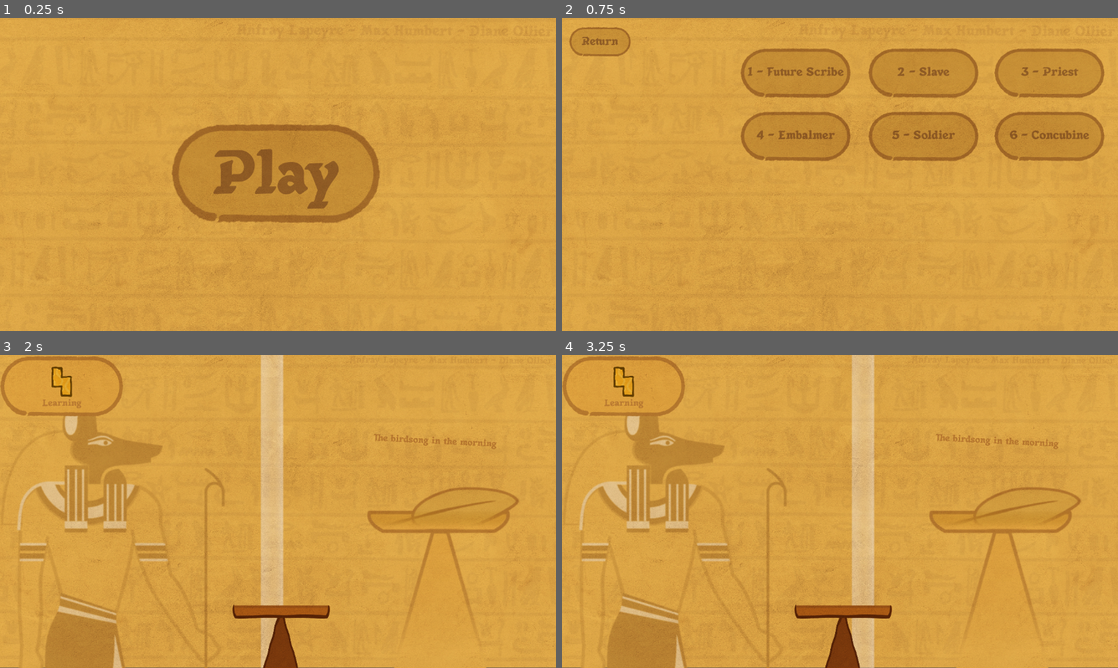
Above: before the commit, frames 1-4 (two rows, left to right).
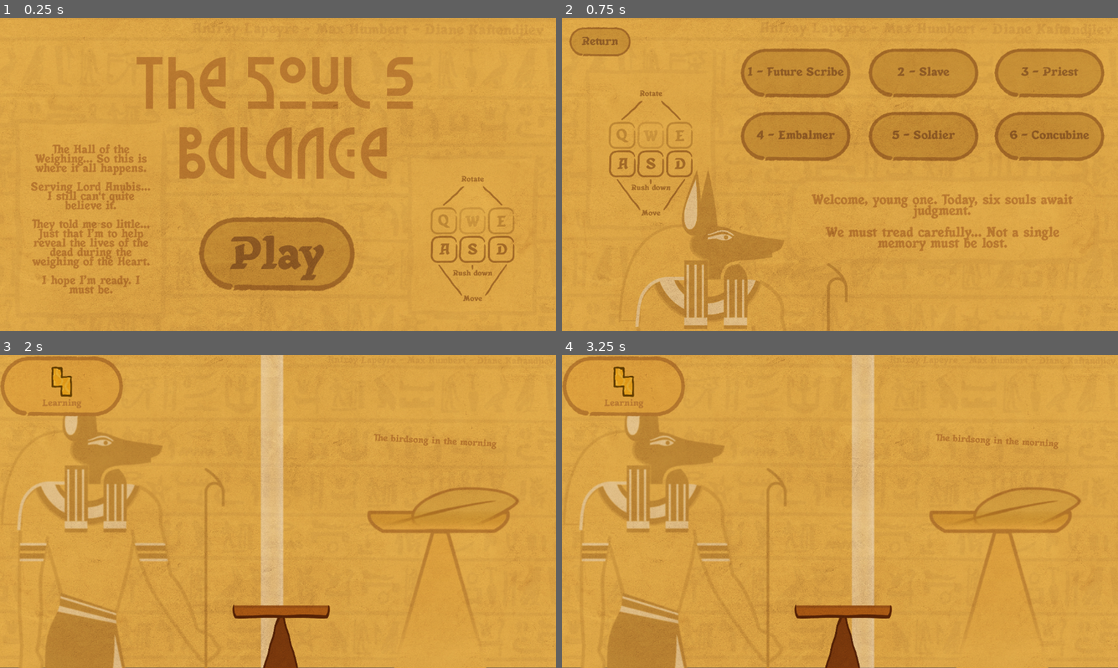
Above: after the commit, the same moments.

Repository: anfray-lapeyre/MADz-GameJam-04-2025
Game: Godot game, scene res://Scenes/UI/map_start_menu.tscn
Same seed, same stepped clock (60 frames per second), same inputs: the game is played once before the commit and once after it. The engine's default icon, where the game draws it, is replaced by a stand-in: a white triangle on a blue panel in a dark square.
Inputs:
- Up to frame 1 (0.25 s): no input
- Up to frame 2 (0.75 s): click "Play" at 0.5 s
- Up to frame 3 (2 s): click "1 - Future Scribe" at 1.25 s
- Up to frame 4 (3.25 s): tap Enter at 2 s; hold D (move_right) 2.03-2.78 s; tap Space (dash) at 2.1, 2.85 s; hold S (move_down) from 2.78 s (still down)

The runs differ from the first frame. In frame 1, 13% of the frame differs, in the area x 5-93%, y 12-91%; in frame 2, 7.3%; in frame 3, less than 0.1%; in frame 4, less than 0.1%.

Commit message:
Added all art

Diff:
--- a/the_souls_balance/Assets/Material/Shader/sh_experience.tres
+++ b/the_souls_balance/Assets/Material/Shader/sh_experience.tres
@@ -409,7 +409,6 @@
 
 }
 "
-graph_offset = Vector2(465.585, -177.674)
 mode = 1
 flags/light_only = false
 nodes/fragment/0/position = Vector2(2520, 120)
--- a/the_souls_balance/Assets/Material/Shader/sh_master.tres
+++ b/the_souls_balance/Assets/Material/Shader/sh_master.tres
@@ -197,7 +197,6 @@
 
 }
 "
-graph_offset = Vector2(522.796, -136.162)
 mode = 1
 flags/light_only = false
 nodes/fragment/0/position = Vector2(2100, 160)
--- a/the_souls_balance/Scenes/Levels/map_onboarding.tscn
+++ b/the_souls_balance/Scenes/Levels/map_onboarding.tscn
@@ -57,6 +57,8 @@
 [ext_resource type="AudioStream" uid="uid://c3pvcv725bwqh" path="res://Assets/SFX/Voices/FutureScribe/s_future_scribe_lost_life_04.wav" id="40_ikxy1"]
 [ext_resource type="AudioStream" uid="uid://cj7pywjwh8xuj" path="res://Assets/SFX/Voices/FutureScribe/s_future_scribe_lost_life_05.wav" id="41_elunv"]
 [ext_resource type="AudioStream" uid="uid://b7xn76wx7icr3" path="res://Assets/SFX/Voices/FutureScribe/s_future_scribe_lost_life_06.wav" id="42_3uk4o"]
+[ext_resource type="Texture2D" uid="uid://blnikxy6d7cwk" path="res://Assets/2D/Background/t_frame.png" id="58_s1a05"]
+[ext_resource type="Texture2D" uid="uid://b2o5cdp8prtbk" path="res://Assets/2D/Background/t_input.png" id="59_hd7h6"]
 
 [sub_resource type="Animation" id="Animation_8u6bx"]
 resource_name = "HealthLost0"
@@ -648,14 +650,14 @@
 
 [node name="CreditsLabel" type="Label" parent="Background"]
 material = ExtResource("20_dahxx")
-offset_left = 1135.0
-offset_top = -1539.0
-offset_right = 2537.0
-offset_bottom = -1340.0
+offset_left = 984.0
+offset_top = -1538.0
+offset_right = 2544.0
+offset_bottom = -1339.0
 rotation = 0.00581188
 theme_override_fonts/font = ExtResource("31_ktc1p")
 theme_override_font_sizes/font_size = 64
-text = "Anfray Lapeyre - Max Humbert - Diane Ollier"
+text = "Anfray Lapeyre - Max Humbert - Diane Kaftandjiev"
 horizontal_alignment = 1
 vertical_alignment = 1
 
@@ -826,37 +828,85 @@
 
 [node name="CreditsLabel" type="Label" parent="PauseLayer/PauseMenu/BackgroundPattern"]
 material = ExtResource("20_dahxx")
-offset_left = -561.29
-offset_top = -1114.52
-offset_right = 840.71
-offset_bottom = -915.516
+offset_left = -611.29
+offset_top = -1119.35
+offset_right = 790.71
+offset_bottom = -920.354
 rotation = 0.00581188
 theme_override_fonts/font = ExtResource("31_ktc1p")
 theme_override_font_sizes/font_size = 40
-text = "Anfray Lapeyre - Max Humbert - Diane Ollier"
+text = "Anfray Lapeyre - Max Humbert - Diane Kaftandjiev"
 horizontal_alignment = 1
 vertical_alignment = 1
 
+[node name="VolumeContainer" type="Sprite2D" parent="PauseLayer/PauseMenu"]
+material = ExtResource("17_rpu5o")
+position = Vector2(978.433, 494.4)
+scale = Vector2(0.368635, 0.30026)
+texture = ExtResource("58_s1a05")
+
+[node name="Label" type="Label" parent="PauseLayer/PauseMenu/VolumeContainer"]
+material = ExtResource("30_hd7h6")
+anchors_preset = -1
+anchor_right = 0.952
+anchor_bottom = 0.208
+offset_left = -251.0
+offset_top = -334.0
+offset_right = -342.904
+offset_bottom = -331.16
+theme_override_fonts/font = ExtResource("31_ktc1p")
+theme_override_font_sizes/font_size = 116
+text = "Volume"
+horizontal_alignment = 1
+
+[node name="SFXLabel" type="Label" parent="PauseLayer/PauseMenu/VolumeContainer"]
+material = ExtResource("30_hd7h6")
+anchors_preset = -1
+anchor_right = 0.952
+anchor_bottom = 0.208
+offset_left = -234.467
+offset_top = -177.846
+offset_right = -326.371
+offset_bottom = -163.006
+theme_override_fonts/font = ExtResource("31_ktc1p")
+theme_override_font_sizes/font_size = 80
+text = "SFX"
+
+[node name="MusicLabel" type="Label" parent="PauseLayer/PauseMenu/VolumeContainer"]
+material = ExtResource("30_hd7h6")
+anchors_preset = -1
+anchor_right = 0.952
+anchor_bottom = 0.208
+offset_left = -231.754
+offset_top = 55.2853
+offset_right = -323.658
+offset_bottom = 139.885
+theme_override_fonts/font = ExtResource("31_ktc1p")
+theme_override_font_sizes/font_size = 80
+text = "Music"
+
 [node name="music_slider" type="HSlider" parent="PauseLayer/PauseMenu"]
-layout_mode = 0
+material = ExtResource("30_hd7h6")
 offset_left = 908.0
-offset_top = 486.0
+offset_top = 549.0
 offset_right = 1053.0
-offset_bottom = 502.0
+offset_bottom = 565.0
 min_value = -60.0
 max_value = 0.0
 
 [node name="sfx_slider" type="HSlider" parent="PauseLayer/PauseMenu"]
+material = ExtResource("30_hd7h6")
 layout_mode = 0
 offset_left = 907.0
-offset_top = 425.0
+offset_top = 468.0
 offset_right = 1052.0
-offset_bottom = 475.0
+offset_bottom = 518.0
 min_value = -60.0
 max_value = 0.0
 
 [node name="Resume" type="Button" parent="PauseLayer/PauseMenu"]
 material = ExtResource("17_rpu5o")
+layout_mode = 0
 offset_left = 500.0
 offset_top = 138.0
 offset_right = 965.0
@@ -887,6 +937,7 @@
 
 [node name="Restart" type="Button" parent="PauseLayer/PauseMenu"]
 material = ExtResource("17_rpu5o")
+layout_mode = 0
 offset_left = 500.0
 offset_top = 287.0
 offset_right = 965.0
@@ -916,6 +967,7 @@
 
 [node name="Quit" type="Button" parent="PauseLayer/PauseMenu"]
 material = ExtResource("17_rpu5o")
+layout_mode = 0
 offset_left = 500.0
 offset_top = 438.0
 offset_right = 965.0
@@ -943,6 +995,42 @@
 text = "Quit"
 icon_alignment = 1
 
+[node name="Input" type="Sprite2D" parent="PauseLayer/PauseMenu"]
+material = ExtResource("17_rpu5o")
+position = Vector2(977, 226)
+scale = Vector2(0.375205, 0.375205)
+texture = ExtResource("59_hd7h6")
+
+[node name="LoreContainer" type="Sprite2D" parent="PauseLayer/PauseMenu"]
+material = ExtResource("17_rpu5o")
+position = Vector2(259.716, 362.2)
+scale = Vector2(0.504892, 0.511169)
+texture = ExtResource("58_s1a05")
+
+[node name="LoreLabel" type="Label" parent="PauseLayer/PauseMenu/LoreContainer"]
+material = ExtResource("30_hd7h6")
+anchors_preset = -1
+anchor_left = 0.1
+anchor_top = 0.066
+anchor_right = 0.905
+anchor_bottom = 0.908
+offset_left = -313.7
+offset_top = -384.82
+offset_right = -313.435
+offset_bottom = -376.16
+theme_override_fonts/font = ExtResource("31_ktc1p")
+theme_override_font_sizes/font_size = 37
+text = "Just a moment to breathe...
+
+The weight of these lives... It's more than I imagined.
+
+So many memories, so many truths... I can't afford to misplace even one.
+
+But it's beautiful, in a way. Sacred."
+horizontal_alignment = 1
+vertical_alignment = 1
+autowrap_mode = 2
+
 [node name="RealGround" type="StaticBody2D" parent="."]
 collision_layer = 3
 collision_mask = 3
--- a/the_souls_balance/Scenes/UI/map_level_selection.tscn
+++ b/the_souls_balance/Scenes/UI/map_level_selection.tscn
@@ -13,6 +13,10 @@
 [ext_resource type="Material" uid="uid://bae4jrormu8v" path="res://Assets/Material/m_experience.tres" id="11_h4fdd"]
 [ext_resource type="Material" uid="uid://bgus3vcaopeai" path="res://Assets/Material/m_experience_font_subtle.tres" id="12_tuc7k"]
 [ext_resource type="Texture2D" uid="uid://bm4jiagty0h1v" path="res://Assets/2D/Background/t_cartridge.png" id="13_tuc7k"]
+[ext_resource type="Texture2D" uid="uid://bs172rm2g6xy7" path="res://Assets/2D/Background/t_anubis_clear.png" id="14_mqebt"]
+[ext_resource type="Texture2D" uid="uid://b2o5cdp8prtbk" path="res://Assets/2D/Background/t_input.png" id="15_8g3jo"]
+[ext_resource type="Texture2D" uid="uid://cqyfs7c7kwy75" path="res://Assets/2D/Background/t_bubble.png" id="16_pwp7p"]
+[ext_resource type="Material" uid="uid://b2jp3sq8knkg" path="res://Assets/Material/m_experience_font.tres" id="17_tvwu7"]
 
 [sub_resource type="StyleBoxTexture" id="StyleBoxTexture_fk30i"]
 texture = ExtResource("13_tuc7k")
@@ -73,19 +77,21 @@
 
 [node name="CreditsLabel" type="Label" parent="."]
 material = ExtResource("12_tuc7k")
-offset_left = 118.0
-offset_top = -79.0
-offset_right = 1520.0
-offset_bottom = 120.0
+layout_mode = 0
+offset_left = 74.0
+offset_top = -83.0
+offset_right = 1476.0
+offset_bottom = 116.0
 rotation = 0.00581188
 theme_override_fonts/font = ExtResource("2_yqybe")
 theme_override_font_sizes/font_size = 30
-text = "Anfray Lapeyre - Max Humbert - Diane Ollier"
+text = "Anfray Lapeyre - Max Humbert - Diane Kaftandjiev"
 horizontal_alignment = 1
 vertical_alignment = 1
 
 [node name="return" type="Button" parent="."]
 material = ExtResource("11_h4fdd")
+layout_mode = 0
 offset_left = 14.0
 offset_top = 18.0
 offset_right = 454.0
@@ -115,6 +121,7 @@
 
 [node name="Level_1" type="Button" parent="."]
 material = ExtResource("11_h4fdd")
+layout_mode = 0
 offset_left = 368.0
 offset_top = 61.0
 offset_right = 833.0
@@ -144,6 +151,7 @@
 
 [node name="Level_2" type="Button" parent="."]
 material = ExtResource("11_h4fdd")
+layout_mode = 0
 offset_left = 633.0
 offset_top = 61.0
 offset_right = 1098.0
@@ -173,6 +181,7 @@
 
 [node name="Level_3" type="Button" parent="."]
 material = ExtResource("11_h4fdd")
+layout_mode = 0
 offset_left = 894.0
 offset_top = 61.0
 offset_right = 1359.0
@@ -202,6 +211,7 @@
 
 [node name="Level_4" type="Button" parent="."]
 material = ExtResource("11_h4fdd")
+layout_mode = 0
 offset_left = 368.0
 offset_top = 192.0
 offset_right = 833.0
@@ -231,6 +241,7 @@
 
 [node name="Level_5" type="Button" parent="."]
 material = ExtResource("11_h4fdd")
+layout_mode = 0
 offset_left = 633.0
 offset_top = 192.0
 offset_right = 1098.0
@@ -260,6 +271,7 @@
 
 [node name="Level_6" type="Button" parent="."]
 material = ExtResource("11_h4fdd")
+layout_mode = 0
 offset_left = 894.0
 offset_top = 192.0
 offset_right = 1359.0
@@ -286,6 +298,47 @@
 theme_override_styles/normal = SubResource("StyleBoxTexture_fk30i")
 text = "6 - Concubine"
 icon_alignment = 1
+
+[node name="Anubis" type="Sprite2D" parent="."]
+z_index = 1000
+material = ExtResource("11_h4fdd")
+position = Vector2(357, 630)
+scale = Vector2(0.616137, 0.616137)
+texture = ExtResource("14_mqebt")
+
+[node name="Input" type="Sprite2D" parent="."]
+material = ExtResource("11_h4fdd")
+position = Vector2(184, 273)
+scale = Vector2(0.445, 0.445)
+texture = ExtResource("15_8g3jo")
+
+[node name="Sprite2D" type="Sprite2D" parent="."]
+material = ExtResource("11_h4fdd")
+position = Vector2(788.25, 435.5)
+scale = Vector2(0.600273, 0.643258)
+texture = ExtResource("16_pwp7p")
+
+[node name="Label" type="Label" parent="Sprite2D"]
+material = ExtResource("17_tvwu7")
+anchors_preset = -1
+anchor_left = 0.046
+anchor_top = 0.042
+anchor_right = 1.0
+anchor_bottom = 0.961
+offset_left = -549.462
+offset_top = -144.843
+offset_right = -598.0
+offset_bottom = -228.007
+theme_override_constants/line_spacing = -34
+theme_override_fonts/font = ExtResource("2_yqybe")
+theme_override_font_sizes/font_size = 45
+text = "Welcome, young one. Today, six souls await judgment.
+
+We must tread carefully... Not a single memory must be lost.
+"
+horizontal_alignment = 1
+vertical_alignment = 1
+autowrap_mode = 2
 
 [connection signal="pressed" from="return" to="." method="_on_return_button_pressed"]
 [connection signal="pressed" from="Level_1" to="." method="_on_level_1_pressed"]
--- a/the_souls_balance/Scenes/UI/map_start_menu.tscn
+++ b/the_souls_balance/Scenes/UI/map_start_menu.tscn
@@ -6,6 +6,10 @@
 [ext_resource type="Texture2D" uid="uid://534j7f7h3hxg" path="res://Assets/2D/Background/T_Background.png" id="3_rd4th"]
 [ext_resource type="Material" uid="uid://bgus3vcaopeai" path="res://Assets/Material/m_experience_font_subtle.tres" id="4_1uht3"]
 [ext_resource type="Texture2D" uid="uid://bm4jiagty0h1v" path="res://Assets/2D/Background/t_cartridge.png" id="6_qhmpt"]
+[ext_resource type="Material" uid="uid://b2jp3sq8knkg" path="res://Assets/Material/m_experience_font.tres" id="7_1uht3"]
+[ext_resource type="FontFile" uid="uid://ctl8kdtlnqdtv" path="res://Assets/UI/Fonts/Mythology Of Egypt.otf" id="8_ksowy"]
+[ext_resource type="Texture2D" uid="uid://b2o5cdp8prtbk" path="res://Assets/2D/Background/t_input.png" id="9_ksowy"]
+[ext_resource type="Texture2D" uid="uid://blnikxy6d7cwk" path="res://Assets/2D/Background/t_frame.png" id="9_srtp3"]
 
 [sub_resource type="StyleBoxTexture" id="StyleBoxTexture_rd4th"]
 texture = ExtResource("6_qhmpt")
@@ -63,24 +67,26 @@
 
 [node name="CreditsLabel" type="Label" parent="."]
 material = ExtResource("4_1uht3")
-offset_left = 118.0
-offset_top = -79.0
-offset_right = 1520.0
-offset_bottom = 120.0
+layout_mode = 0
+offset_left = 62.0
+offset_top = -82.0
+offset_right = 1464.0
+offset_bottom = 117.0
 rotation = 0.00581188
 theme_override_fonts/font = ExtResource("2_x3e32")
 theme_override_font_sizes/font_size = 30
-text = "Anfray Lapeyre - Max Humbert - Diane Ollier"
+text = "Anfray Lapeyre - Max Humbert - Diane Kaftendjiev"
 horizontal_alignment = 1
 vertical_alignment = 1
 
 [node name="play_button" type="Button" parent="."]
 material = ExtResource("2_qhmpt")
 layout_mode = 0
-offset_left = 352.0
-offset_top = 216.0
-offset_right = 792.0
-offset_bottom = 418.0
+offset_left = 409.0
+offset_top = 409.0
+offset_right = 849.0
+offset_bottom = 623.0
+scale = Vector2(0.75, 0.75)
 theme_override_colors/font_disabled_color = Color(0.58, 0.5423, 0.493, 1)
 theme_override_colors/font_hover_pressed_color = Color(0.714662, 0.505649, 0.243862, 1)
 theme_override_colors/font_hover_color = Color(0.714662, 0.505649, 0.243862, 1)
@@ -103,4 +109,54 @@
 shortcut = SubResource("Shortcut_rd4th")
 text = "Play"
 
+[node name="Label" type="Label" parent="."]
+material = ExtResource("7_1uht3")
+layout_mode = 0
+offset_top = -10.0
+offset_right = 1156.0
+offset_bottom = 446.0
+theme_override_fonts/font = ExtResource("8_ksowy")
+theme_override_font_sizes/font_size = 136
+text = "The Soul's
+Balance"
+horizontal_alignment = 1
+vertical_alignment = 1
+
+[node name="Encart" type="Sprite2D" parent="."]
+material = ExtResource("2_qhmpt")
+position = Vector2(188, 416)
+scale = Vector2(0.518, 0.553)
+texture = ExtResource("9_srtp3")
+
+[node name="Label" type="Label" parent="Encart"]
+material = ExtResource("7_1uht3")
+anchors_preset = -1
+anchor_left = 0.046
+anchor_top = 0.042
+anchor_right = 1.0
+anchor_bottom = 0.961
+offset_left = -277.842
+offset_top = -367.34
+offset_right = -376.0
+offset_bottom = -406.97
+theme_override_constants/line_spacing = -34
+theme_override_fonts/font = ExtResource("2_x3e32")
+theme_override_font_sizes/font_size = 45
+text = "The Hall of the Weighing... So this is where it all happens.
+
+Serving Lord Anubis... I still can't quite believe it.
+
+They told me so little... Just that I’m to help reveal the lives of the dead during the weighing of the Heart.
+
+I hope I’m ready. I must be."
+horizontal_alignment = 1
+vertical_alignment = 1
+autowrap_mode = 2
+
+[node name="Input" type="Sprite2D" parent="."]
+material = ExtResource("2_qhmpt")
+position = Vector2(979, 450)
+scale = Vector2(0.445, 0.445)
+texture = ExtResource("9_ksowy")
+
 [connection signal="pressed" from="play_button" to="." method="_on_play_button_pressed"]
Binary file added: the_souls_balance/Assets/2D/Background/t_anubis_clear.png
Not shown, added: the_souls_balance/Assets/2D/Background/t_anubis_clear.png.import
Binary file added: the_souls_balance/Assets/2D/Background/t_bubble.png
Not shown, added: the_souls_balance/Assets/2D/Background/t_bubble.png.import
Binary file added: the_souls_balance/Assets/2D/Background/t_frame.png
Not shown, added: the_souls_balance/Assets/2D/Background/t_frame.png.import
Binary file added: the_souls_balance/Assets/2D/Background/t_input.png
Not shown, added: the_souls_balance/Assets/2D/Background/t_input.png.import
Binary file added: the_souls_balance/Assets/UI/Fonts/Mythology Of Egypt.otf
Not shown, added: the_souls_balance/Assets/UI/Fonts/Mythology Of Egypt.otf.import
Not shown, added: the_souls_balance/Credit.txt
Not shown: 1 places in the_souls_balance/Scenes/Levels/map_onboarding.tscn that only renumber resources
(and 2 more such lines)
